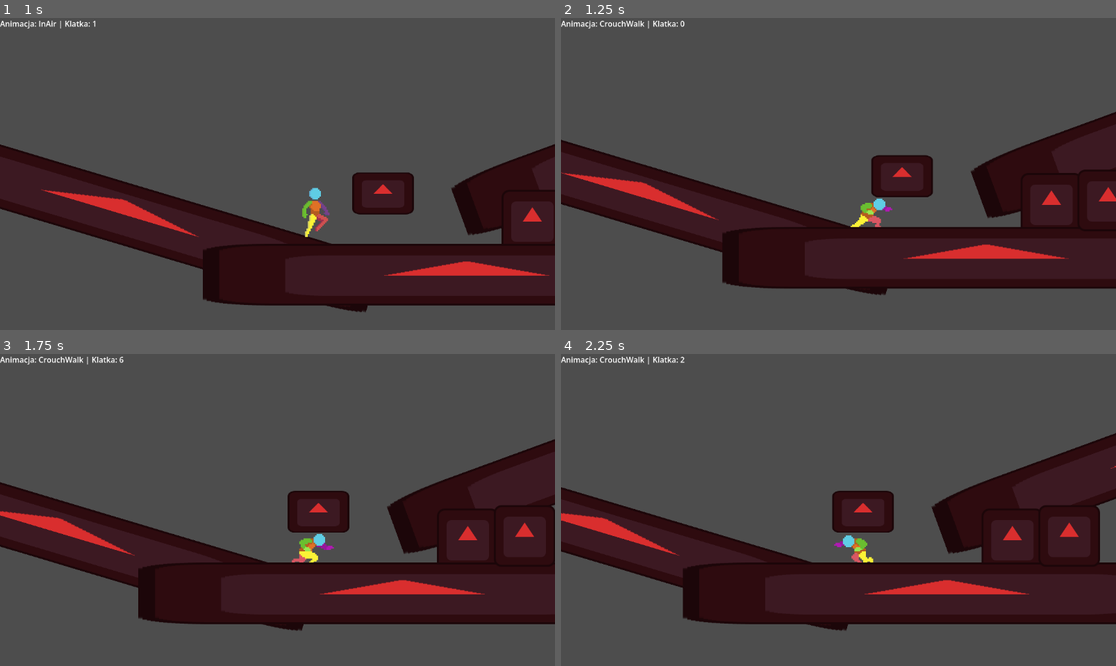
Above: before the commit, frames 1-4 (two rows, left to right).
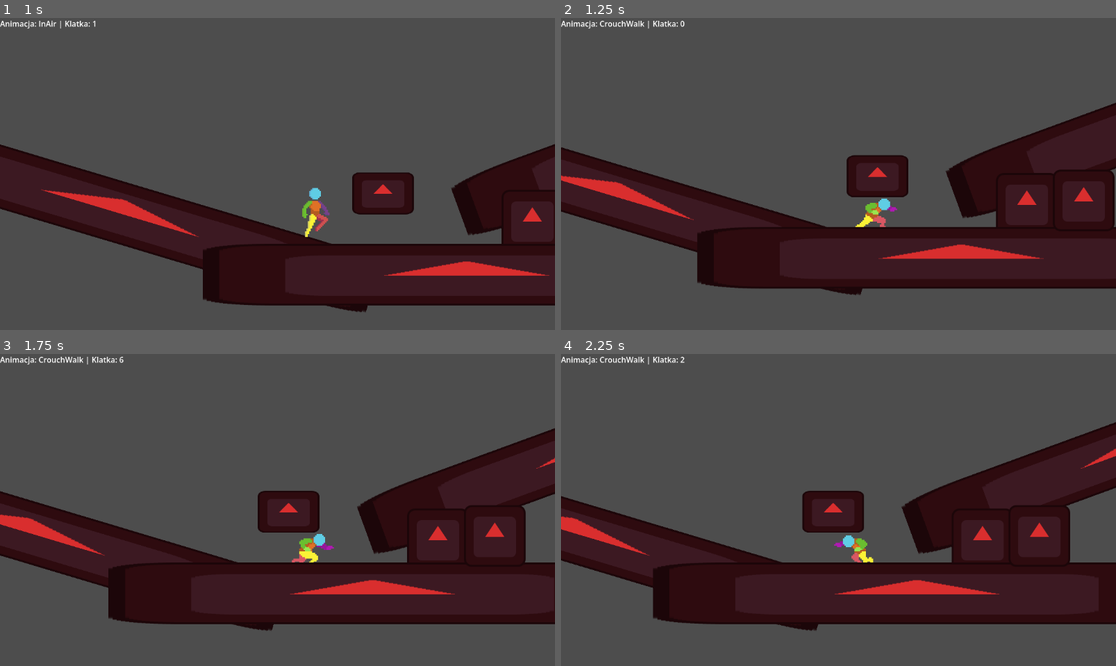
Above: after the commit, the same moments.

Repository: TatusFilipek/GodotTryEndError
Game: Godot game, scene res://scenes/main.tscn
Two runs of this game, one before a commit and one after it. Both use one fixed random seed, a clock stepped at 60 frames per second and the inputs below. The engine's default icon, where the game draws it, is replaced by a stand-in: a white triangle on a blue panel in a dark square.
Inputs (mouse positions are in pixels of both pictures, inside the frame that each line leads up to):
- Up to frame 1 (1 s): move the mouse to (399, 158) at 0.52 s; hold D (moveRight) from 0.53 s (still down); hold Ctrl (crouch) from 0.53 s (still down); tap Space (jump) at 0.77 s; tap Q (dash) at 0.8 s
- Up to frame 2 (1.25 s): keep holding D (moveRight); keep holding Ctrl (crouch)
- Up to frame 3 (1.75 s): keep holding D (moveRight); move the mouse to (166, 525) at 1.27 s; release Ctrl (crouch) at 1.28 s; tap Q (dash) at 1.35 s; tap Space (jump) at 1.52 s; tap Ctrl (crouch) at 1.55 s
- Up to frame 4 (2.25 s): move the mouse to (894, 441) at 2.02 s; release D (moveRight) at 2.03 s; hold A (moveLeft) from 2.03 s (still down); hold Ctrl (crouch) from 2.03 s (still down)

Frame 1 is identical in both runs. In frame 2, 8.3% of the frame differs, in the area x 0-100%, y 27-89%; in frame 3, 10%, in the area x 0-100%, y 23-89%; in frame 4, 10%.

Commit message:
nwm wydaje mi sie ze mam sporo bledow i ten kod jest taki sloppy ale nie mg znalesc zadnego bledu, musze nauczyc sie jak uzywac tego animation tree, to by troszke zoptymalizowalo moj kod, kommit w sumie niczego, ale niechce stracic progresu jak cos spierdole

Diff:
--- a/scenes/player.tscn
+++ b/scenes/player.tscn
@@ -1552,7 +1552,7 @@
 
 [node name="CheckWallBottom" type="RayCast2D" parent="." unique_id=1281354039]
 modulate = Color(0, 0, 0, 1)
-position = Vector2(16, 23)
+position = Vector2(16, 15)
 target_position = Vector2(15, 0)
 
 [node name="CheckFloorFront" type="RayCast2D" parent="." unique_id=1992772984]
--- a/scripts/airStates.gd
+++ b/scripts/airStates.gd
@@ -11,6 +11,10 @@
 
 func physics_update(_delta: float) -> void:
 	super.physics_update(_delta)
+
+	if not core.isCollidingShapecast(core.CheckSpaceCrouch):
+			core.resizeCollider(0)
+			core.isCrouching = false
 
 	if core.isOnGround():
 		machine.change_state("Idle")
--- a/scripts/crouch.gd
+++ b/scripts/crouch.gd
@@ -4,8 +4,7 @@
 func enter() -> void:
 	super.enter()
 	#resize collider
-	core.Collider.shape.set("height", 66)
-	core.Collider.position.y = 15
+	core.resizeCollider(30)
 	core.isCrouching = true
 	pass
 
@@ -17,9 +16,8 @@
 	super.physics_update(_delta)
 	if not isActive:
 		#resize collider
-		if not core.isCollidingShapecast(core.CheckSpaceCrouch):
-			core.Collider.shape.set("height", 96)
-			core.Collider.position.y = 0
+		if not core.isCollidingShapecast(core.CheckSpaceCrouch) and not Input.is_action_pressed("crouch"):
+			core.resizeCollider(0)
 			core.isCrouching = false
 		return
 	pass
@@ -27,7 +25,6 @@
 func changeState(_name) -> void:
 	#resize collider
 	if core.isCollidingShapecast(core.CheckSpaceCrouch): return
-	core.Collider.shape.set("height", 96)
-	core.Collider.position.y = 0
+	core.resizeCollider(0)
 	core.isCrouching = false
 	machine.change_state(_name)
--- a/scripts/dash.gd
+++ b/scripts/dash.gd
@@ -8,6 +8,10 @@
 
 	core.canChangeDir = false
 	core.dashing = true
+
+	#resizing colliders
+	if Input.is_action_pressed("crouch"):
+		core.resizeCollider(30)
 
 	core.dashCooldownTimer = core.dashCooldown
 	core.dashUses -= 1
--- a/scripts/groundStates.gd
+++ b/scripts/groundStates.gd
@@ -11,6 +11,10 @@
 
 func physics_update(_delta: float) -> void:
 	super.physics_update(_delta)
+
+	if not core.isCollidingShapecast(core.CheckSpaceCrouch) and not Input.is_action_pressed("crouch"):
+			core.resizeCollider(0)
+			core.isCrouching = false
 
 	if not core.isOnGround():
 		machine.change_state("FallIdle")
@@ -26,7 +30,9 @@
 		machine.change_state("Dash")
 		return
 
-	if core.isOnWall():
-		machine.change_state("WallTouch")
+	if core.is_on_wall():
+		#check for wall on bottom
+		if core.isCollidingRaycast(core.CheckWallTop) and machine.current_state.name != "WallTouch":
+			machine.change_state("WallTouch")
 		return
 	pass
--- a/scripts/player.gd
+++ b/scripts/player.gd
@@ -188,7 +188,12 @@
 	return is_on_floor_only() and isCollidingRaycast(CheckFloorFront) and isCollidingRaycast(CheckFloorBack)
 
 func isOnWall() -> bool:
-	return isCollidingRaycast(CheckWallTop) and not isCrouching and is_on_wall()
+	#fix this
+	return isCollidingRaycast(CheckWallTop)
+
+func resizeCollider(_size : float) -> void:
+	Collider.shape.set("height", 96 - _size)
+	Collider.position.y = _size / 2
 
 func CalcGravity() -> float:
 	var gravityMultiplier = normalGravityMult
--- a/scripts/roll.gd
+++ b/scripts/roll.gd
@@ -8,7 +8,7 @@
 func enter() -> void:
 	super.enter()
 
-	#lower collider
+	core.resizeCollider(30)
 
 	core.canChangeDir = false
 	core.rolling = true
--- a/scripts/rollGround.gd
+++ b/scripts/rollGround.gd
@@ -1,6 +1,5 @@
 extends Roll
 class_name RollGround
-
 
 func enter() -> void:
 	super.enter()
--- a/scripts/stateMachine.gd
+++ b/scripts/stateMachine.gd
@@ -33,7 +33,7 @@
 
 func actionExit() -> void:
 	if parent.isOnGround():
-		if parent.isCollidingShapecast(parent.CheckSpaceCrouch):
+		if parent.isCollidingShapecast(parent.CheckSpaceCrouch) or Input.is_action_pressed("crouch"):
 			change_state("CrouchIdle")
 		else:
 			change_state("Idle")
--- a/scripts/wallTouch.gd
+++ b/scripts/wallTouch.gd
@@ -26,4 +26,8 @@
 		machine.change_state("WallGrab")
 		return
 
+	if Input.is_action_pressed("crouch"):
+		machine.change_state("CrouchIdle")
+		return
+
 	pass
